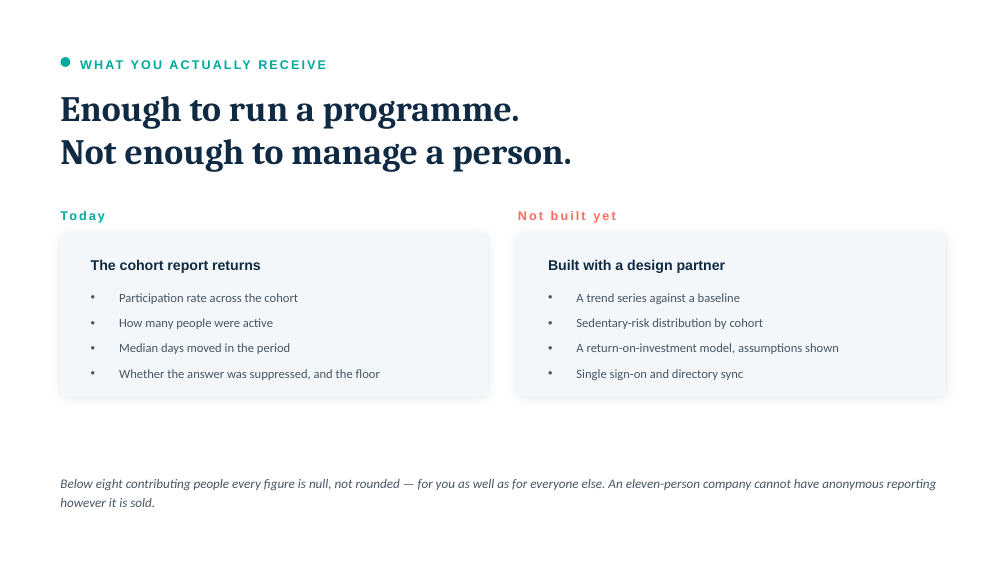
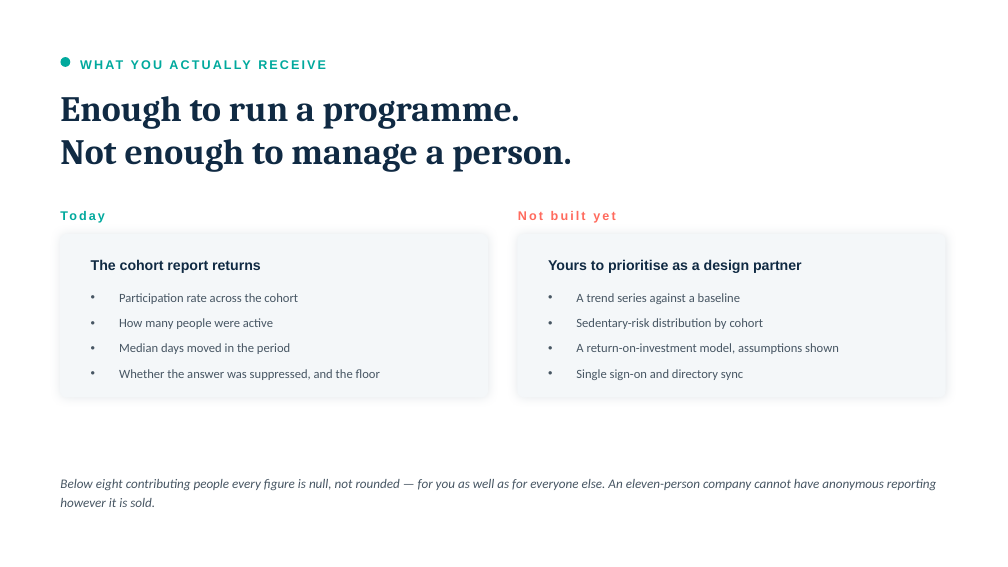
Before and after one commit to jnnseya-cpu/JESSIE, a slide deck: slide 6 of docs/sales/JESS-MOVE-for-organisations.pptx (slide 7 before the commit). Drawn at 1008x567 pixels with LibreOffice and Linux fonts; fonts in the diff are those of the drawing. Boxes give left, top, right and bottom in pixels: in the first picture for what was removed or moved away, otherwise in the second. Text is boxed around its words. In the diff, an @@ line names an element or a change of style, - is before the commit and + after.

```diff
--- a/docs/sales/JESS-MOVE-for-organisations.pptx
+++ b/docs/sales/JESS-MOVE-for-organisations.pptx
@@ text at <box>548,259,802,273</box>: text changed @@
-Built with a design partner
+Yours to prioritise as a design partner
```
Also in this commit, not shown: 9 other slides changed, 2 slides added, 2 slides removed, 3 other files.
